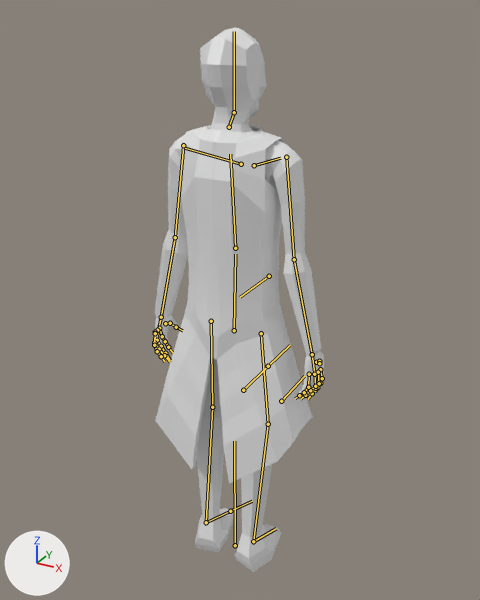
A saved change to the FBX model Assets/Art/Models/Characters/Elf.fbx.
The view is the same before and after, from a 50 mm lens placed at (0.917, -1.63, 1.8), pointed at (-0.004, 0.044, 0.963). The axes (+X, +Y, +Z) are drawn at lower left. The lights are the same throughout. The picture after the commit comes second. The bones that change, and the others that lie on the model, are drawn over the model as lines.

In view in the first picture: 'body', 'cloth'.
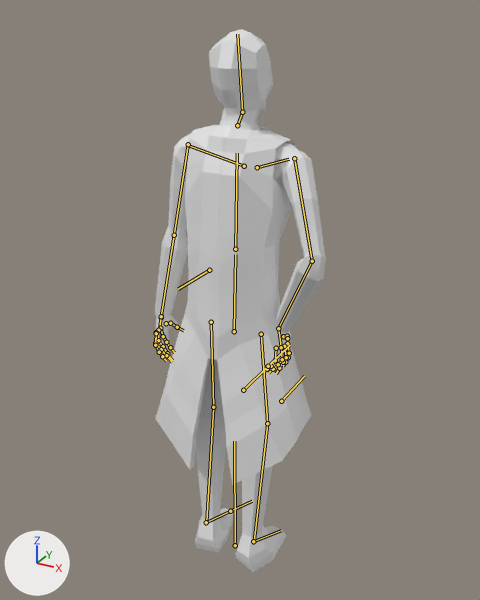
The newer file adds an action. The first version stands in its rest pose; the second is drawn at frame 33 of the action 'Elf|Elf.Idle'.

Where the change shows, as pixel boxes (x1, y1, x2, y2) in the pictures (480 x 600 px):
'cloth', posed: before (155, 124, 313, 483); after (155, 125, 312, 485)
'body', posed: before (154, 27, 324, 572); after (155, 29, 326, 572)
bone 'spine', root to tip: before (235, 248) to (230, 154); after (235, 249) to (237, 153)
bone 'head', root to tip: before (234, 112) to (234, 31); after (242, 112) to (237, 34)
bone 'arm1_L', root to tip: before (183, 145) to (175, 237); after (188, 144) to (174, 235)
bone 'arm2_L', root to tip: before (175, 237) to (161, 317); after (174, 235) to (161, 316)
bone 'clavicle_R', root to tip: before (254, 165) to (280, 158); after (257, 167) to (289, 159)
bone 'arm1_R', root to tip: before (286, 157) to (294, 259); after (294, 158) to (312, 261)
bone 'arm2_R', root to tip: before (294, 259) to (312, 354); after (312, 261) to (278, 329)
bone 'leg1_L', root to tip: before (211, 321) to (212, 407); after (211, 322) to (213, 407)
bone 'leg1_R', root to tip: before (261, 333) to (268, 424); after (261, 334) to (267, 423)
bone 'handIK_R', root to tip: before (312, 354) to (310, 355); after (278, 328) to (277, 330)
bone 'foot_R', root to tip: before (253, 541) to (276, 528); after (253, 541) to (281, 530)

The edits, one by one:
Bone 'spine' (bone_spine) turns from (0, 0, 0) to (-1, 4, 6) degrees about its own x, y and z.
Bone 'head' (bone_head) turns from (0, 0, 0) to (1, 0, -15) degrees about its own x, y and z.
Bone 'arm1_L' (bone_arm1_l) turns from (0, 0, 0) to (3, 0, -5) degrees about its own x, y and z.
Bone 'arm2_L' (bone_arm2_l) turns from (0, 0, 0) to (-5, 0, 2) degrees about its own x, y and z.
Bone 'clavicle_R' (bone_clavicle_r) turns from (0, 0, 0) to (1, -1, 2) degrees about its own x, y and z.
Bone 'arm1_R' (bone_arm1_r) turns from (0, 0, 0) to (19, 40, 0) degrees about its own x, y and z.
Bone 'arm2_R' (bone_arm2_r) turns from (0, 0, 0) to (-59, -2, -14) degrees about its own x, y and z.
Bone 'leg1_L' (bone_leg1_l) turns from (0, 0, 0) to (-1, 4, -1) degrees about its own x, y and z.
Bone 'leg1_R' (bone_leg1_r) turns from (0, 0, 0) to (-1, -4, 1) degrees about its own x, y and z.
Bone 'handIK_R' (bone_handik_r) moves from (0.0, 0.0, 0.0) to (0.122, -0.019, 0.05).
Bone 'foot_R' (bone_foot_r) turns from (0, 0, 0) to (7, 3, 0) degrees about its own x, y and z.
